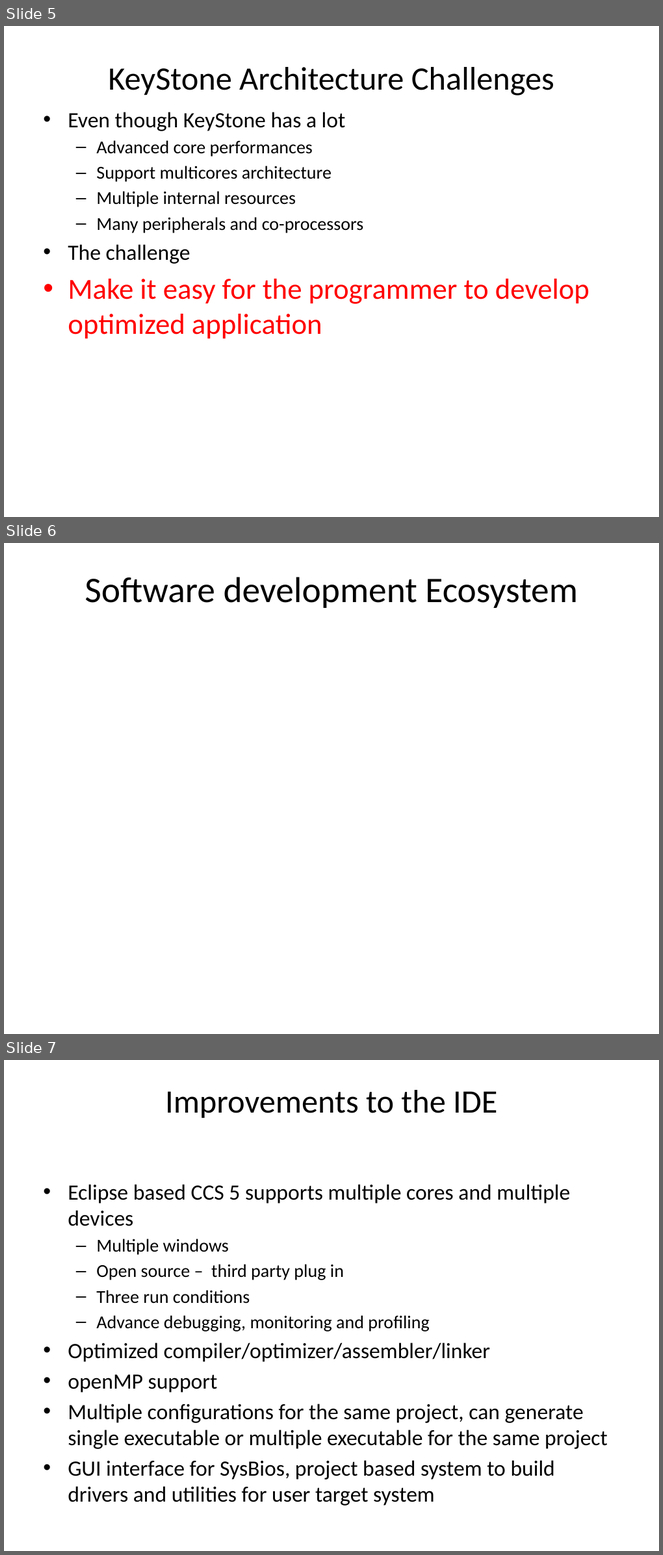
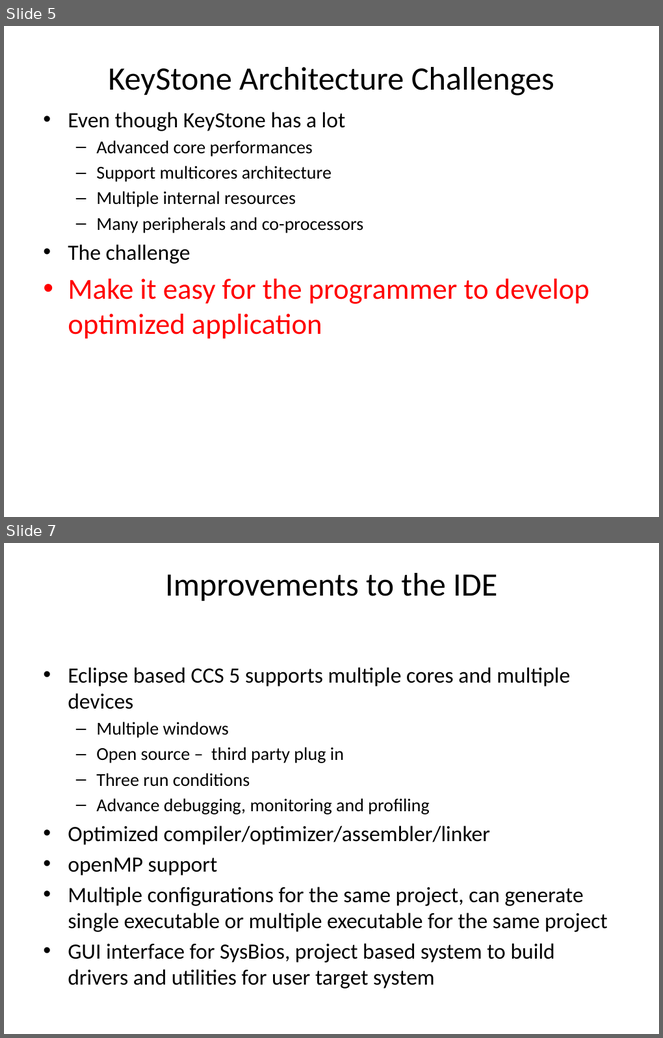
Before and after one commit to hari1989/keystone-workshop, a slide deck: preliminary/Introduction to KeyStone Software ECO.pptx. Shown one above the other, each under a label of ours: slides 5, 6 and 7 before the commit, slides 5 and 7 after it; the slides between them are not shown. The pictures are 663x1555 and 663x1038 pixels, drawn with LibreOffice and Linux fonts; fonts in the diff are those of the drawing. Boxes give left, top, right and bottom in pixels: in the first picture for what was removed or moved away, otherwise in the second. Text is boxed around its words. In the diff, an @@ line names an element or a change of style, - is before the commit and + after.

```diff
--- a/preliminary/Introduction to KeyStone Software ECO.pptx
+++ b/preliminary/Introduction to KeyStone Software ECO.pptx
@@ slide 6 removed at <box>4,543,659,1034</box>, background #FFFFFF @@
@@ title removed at <box>85,577,578,608</box> @@
-Software development Ecosystem
```
Also in this commit, not shown: 1 slide changed, 11 slides added.
